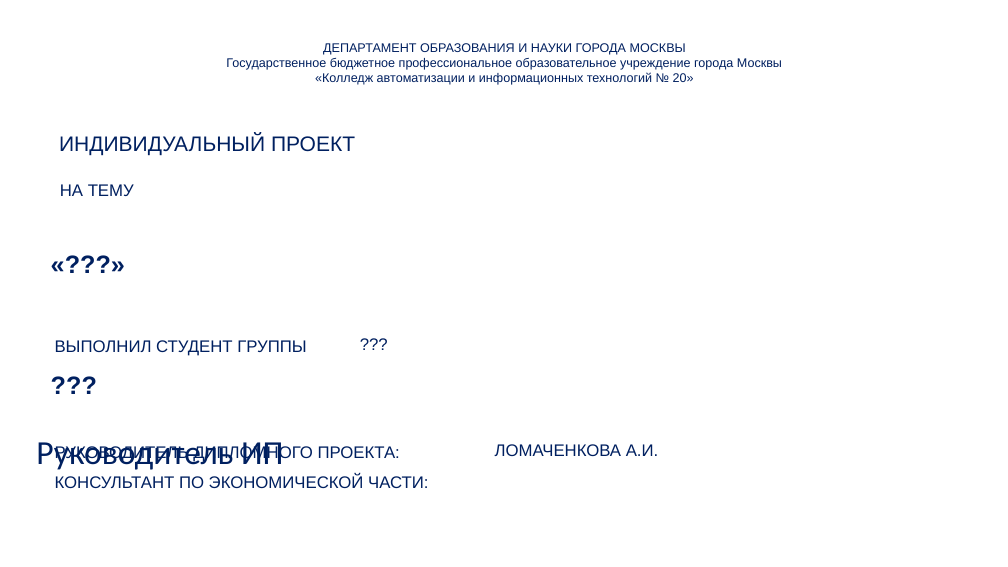
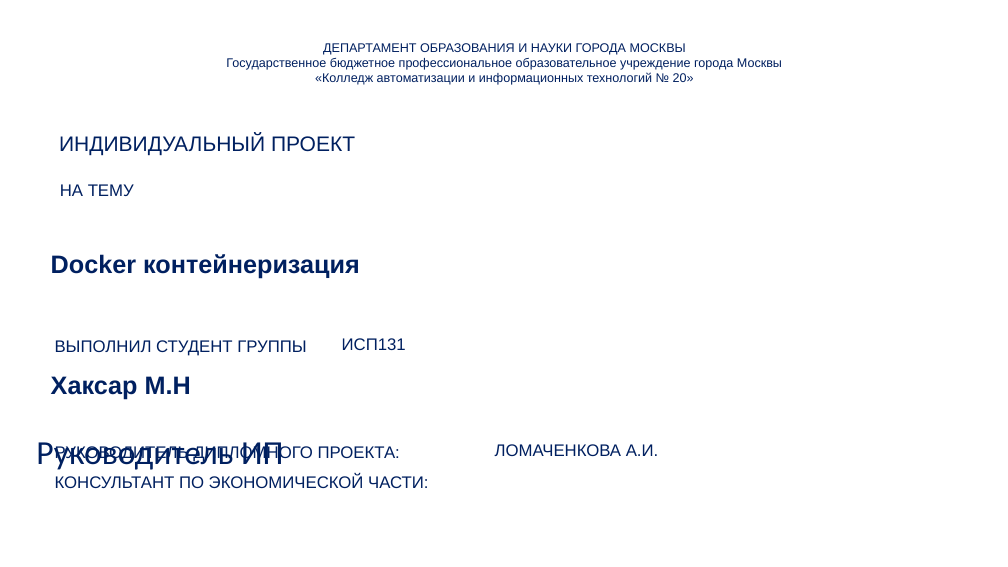
Before and after one commit to gepasgoy/IndividualProject, a slide deck: slide 1 of Шаблон презентации для защиты.pptx. Drawn at 1008x567 pixels with LibreOffice and Linux fonts; fonts in the diff are those of the drawing; background and template pictures are left out. Boxes give left, top, right and bottom in pixels: in the first picture for what was removed or moved away, otherwise in the second. Text is boxed around its words. In the diff, an @@ line names an element or a change of style, - is before the commit and + after.

```diff
--- a/Шаблон презентации для защиты.pptx
+++ b/Шаблон презентации для защиты.pptx
@@ title at (51,254,360,279): text changed @@
-«???»
+Docker контейнеризация
@@ text at (342,338,406,350): text changed @@
-???
+ИСП131
@@ text at (51,376,191,400): text changed @@
-???
+Хаксар М.Н
```
Also in this commit, not shown: 1 other slide changed, 1 slide added, 15 other files.
